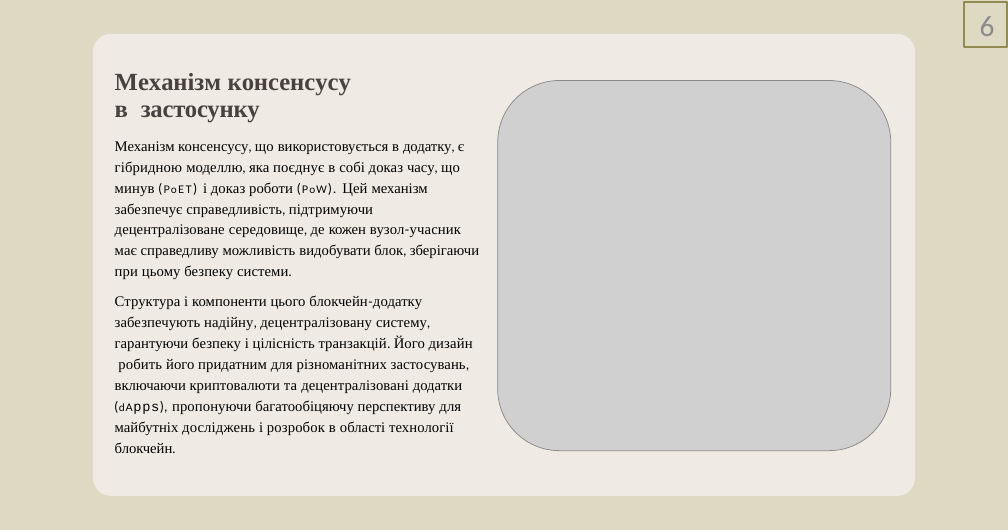
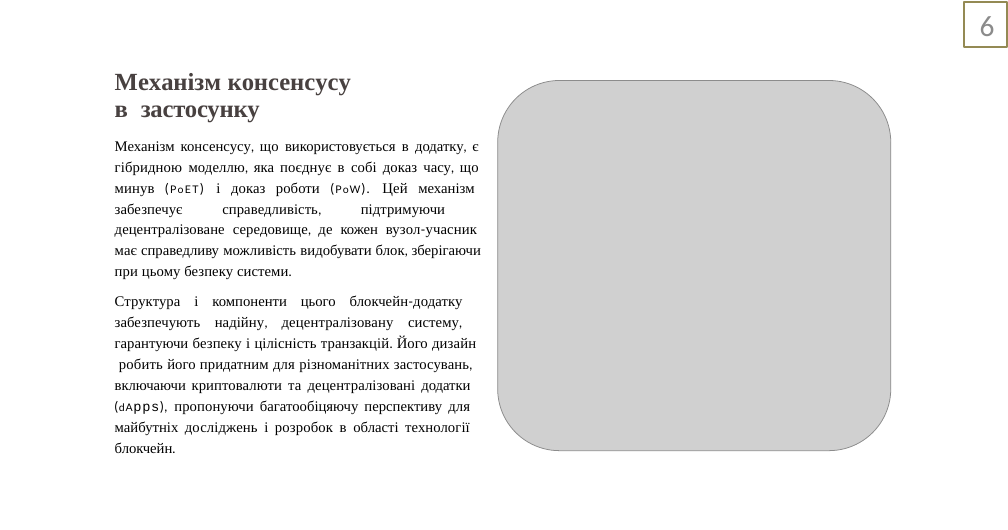
Before and after one commit to Sunr1s/BlockChain, a slide deck: slide 6 of blokchejn-platforma-dlya-avtomatizovanoyi-platizhnoyi-sistemi-zahist-zvitu-z-tehnologichnoyi-praktiki-2023-5-30-16-16-39.pptx. Drawn at 1008x530 pixels with LibreOffice and Linux fonts; fonts in the diff are those of the drawing; grey boxes stand for pictures. Boxes give left, top, right and bottom in pixels: in the first picture for what was removed or moved away, otherwise in the second. Text is boxed around its words. In the diff, an @@ line names an element or a change of style, - is before the commit and + after.

```diff
--- a/blokchejn-platforma-dlya-avtomatizovanoyi-platizhnoyi-sistemi-zahist-zvitu-z-tehnologichnoyi-praktiki-2023-5-30-16-16-39.pptx
+++ b/blokchejn-platforma-dlya-avtomatizovanoyi-platizhnoyi-sistemi-zahist-zvitu-z-tehnologichnoyi-praktiki-2023-5-30-16-16-39.pptx
@@ background #DDD9C3 to #FFFFFF @@
@@ freeform shape removed at (93,34,916,496) @@
@@ text "Механізм консенсусу, що використовується в ..." at (115,141,481,453): alignment left to justified @@
```
Also in this commit, not shown: 6 other slides changed, 1 other file.
